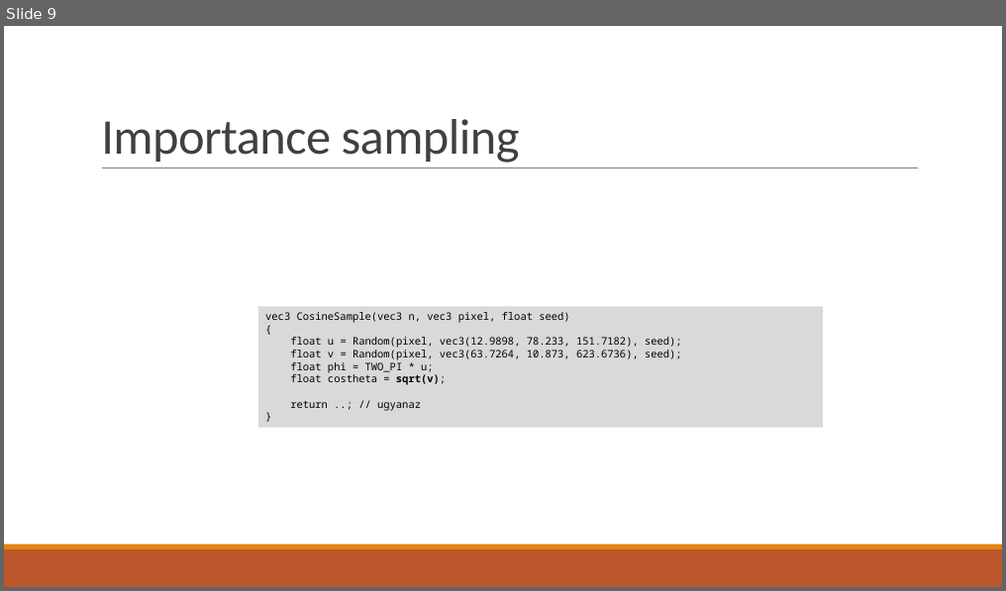
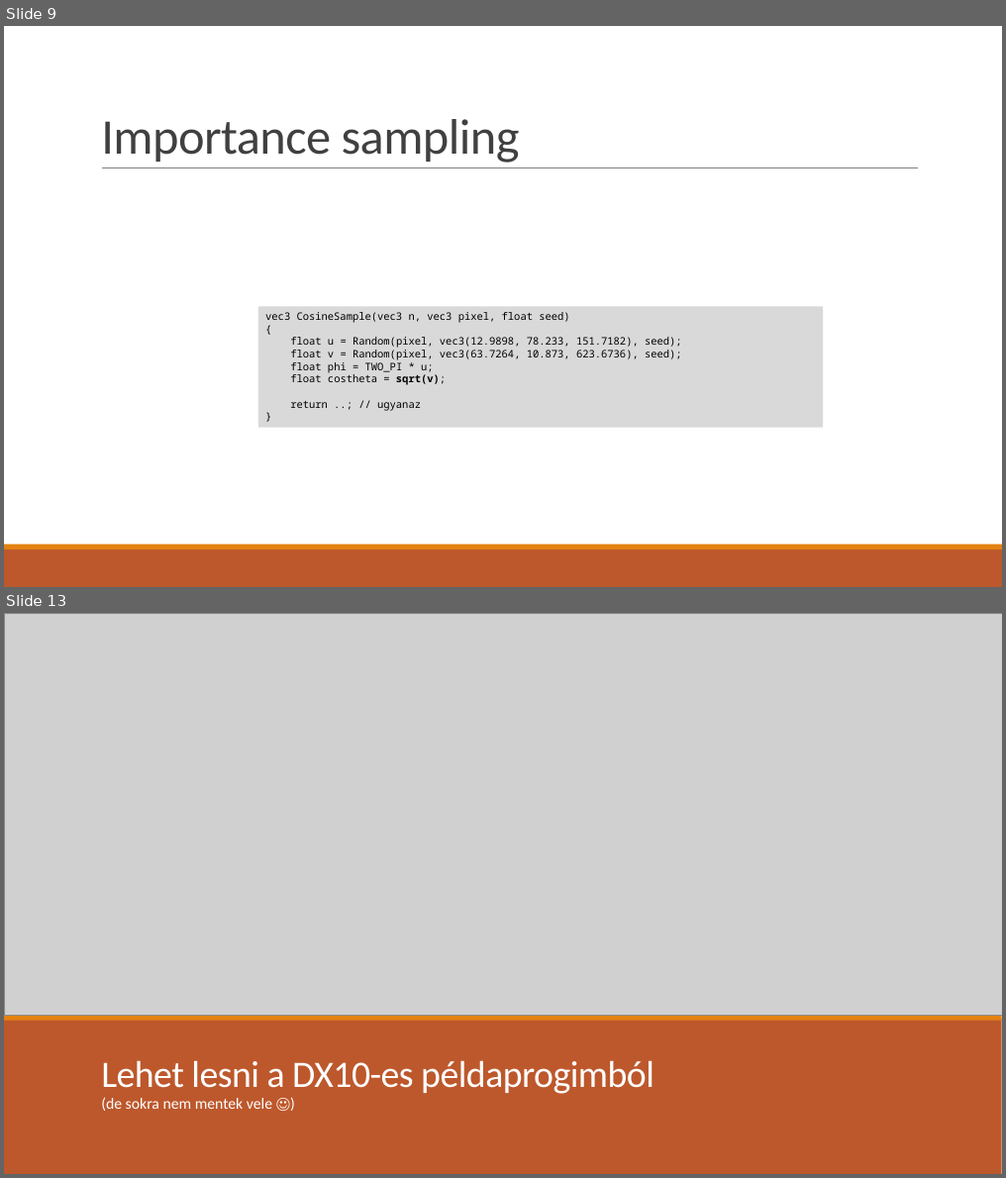
Before and after one commit to asylum2010/Asylum-s-ELTE-Exercises, a slide deck: PBR_EA_02.pptx. Shown one above the other, each under a label of ours: slide 9 before the commit, slides 9 and 13 after it; the slides between them are not shown. The pictures are 1006x591 and 1006x1178 pixels, drawn with LibreOffice and Linux fonts; fonts in the diff are those of the drawing; grey boxes stand for pictures. Boxes give left, top, right and bottom in pixels: in the first picture for what was removed or moved away, otherwise in the second. Text is boxed around its words. In the diff, an @@ line names an element or a change of style, - is before the commit and + after.

```diff
--- a/PBR_EA_02.pptx
+++ b/PBR_EA_02.pptx
@@ slide 13 added at (4,613,1002,1174), background #FFFFFF @@
@@ picture added at (4,613,1002,1016) @@
@@ rectangle added at (4,1019,1002,1174), fill #BD582C @@
@@ rectangle added at (4,1016,1002,1021), fill #E48312 @@
@@ title added at (101,1060,654,1094), 36 pt, text #FFFFFF @@
+Lehet lesni a DX10-es példaprogimból
@@ text added at (101,1097,272,1111), 15 pt, text #FFFFFF @@
+(de sokra nem mentek vele ☺)
```
Also in this commit, not shown: 1 slide changed, 3 other slides added, 3 other files.
